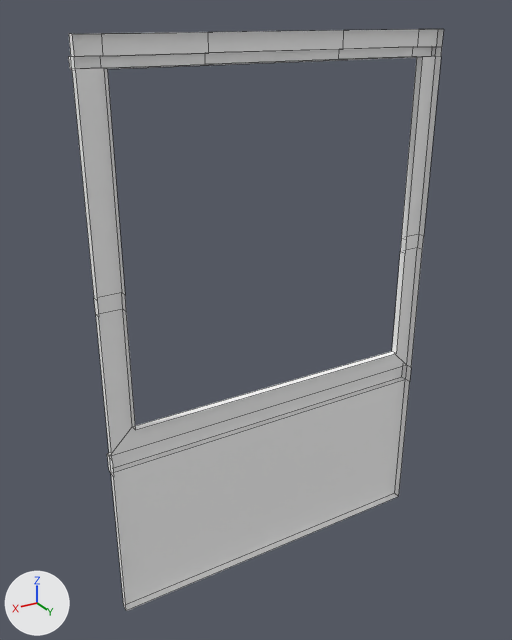
Two versions of the FBX model Assets/_Project/Environment/Meshes/Window_Mesh.fbx, one commit apart.
One viewpoint serves both versions: a 50 mm lens placed at (2.93, 2.96, 3.07), pointed at (1.09, -0.11, 1.53). The axes (+X, +Y, +Z) are drawn at lower left. The lights are the same throughout. The first picture is the older version. Mesh edges are drawn as thin lines. Where no turn or scale is listed for an object, it has been applied to the vertices.

Objects in the first picture: 'Window_Mesh'.
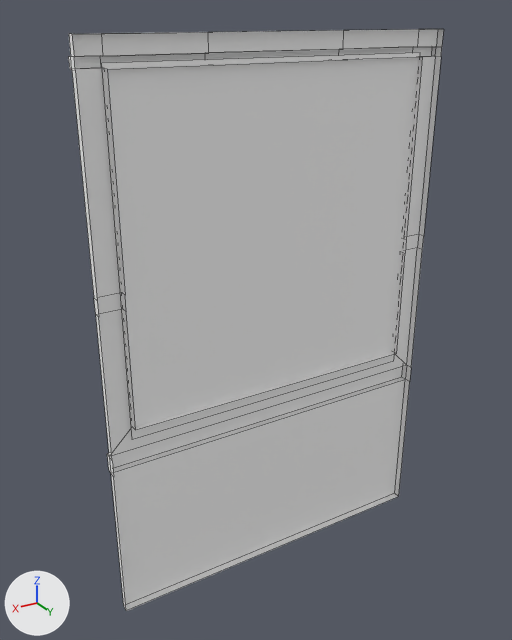
Where the newer file only moved an object's origin or applied its transform, the numbers keep the older frame.

The change, as a diff of the scene's bpy script:
```diff
--- a/Assets/_Project/Environment/Meshes/Window_Mesh.fbx.py
+++ b/Assets/_Project/Environment/Meshes/Window_Mesh.fbx.py
@@ me_mesh @@
 # used by ob_window_mesh; location = (0.0, 0.0, 0.0)
 # verts and faces of me_mesh; kept vertices keep their numbers, new ones are numbered from 80
-me_mesh.from_pydata(...)  # 80 vertices, 65 faces; spans x 0.0..2.0, y -0.08..0.0, z 0.0..3.0
+me_mesh.from_pydata(...)  # 84 vertices, 66 faces; spans x 0.0..2.0, y -0.08..0.0, z 0.0..3.0
+# me_mesh part 1
+verts[80] = (0.12, -0.03, 1.07)  # pixel (393, 361)
+verts[81] = (1.88, -0.03, 1.07)  # pixel (132, 439)
+verts[82] = (0.12, -0.03, 2.89)  # pixel (420, 52)
+verts[83] = (1.88, -0.03, 2.89)  # pixel (101, 63)
+faces += [(80, 81, 83, 82)]
 me_mesh.materials.append(mat_atlas1)
```

Location of each change, (x1, y1, x2, y2) in pixels of the pictures (512 x 640 px):
part 1 of me_mesh, added: after (102, 53, 420, 440)
